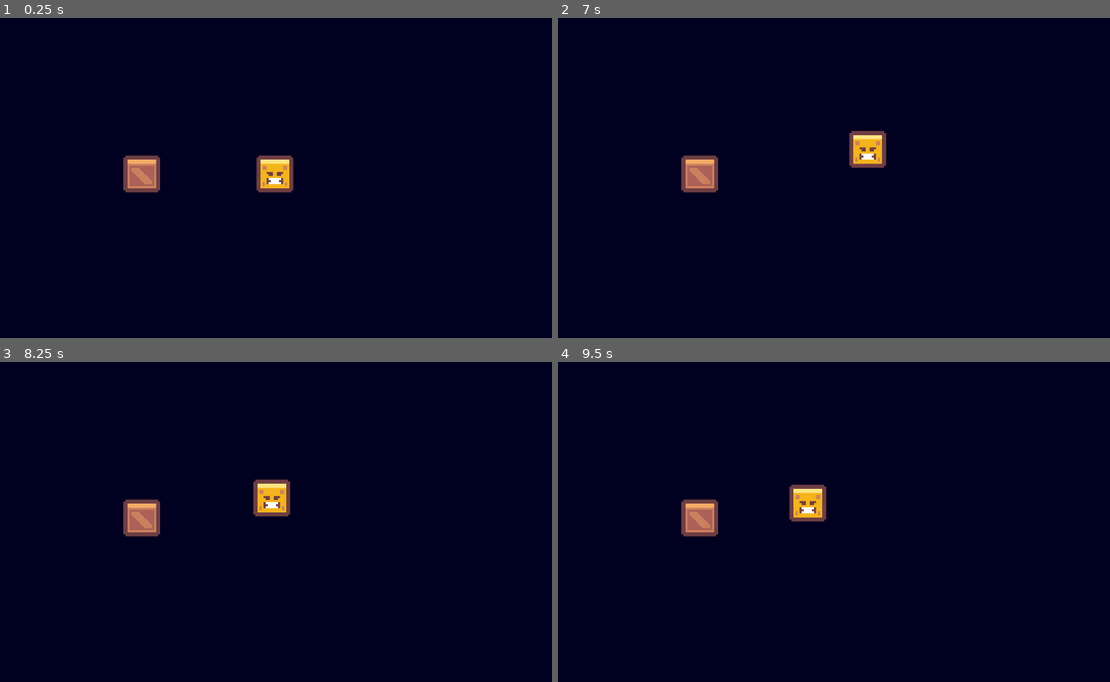
Above: before the commit, frames 1-4 (two rows, left to right).
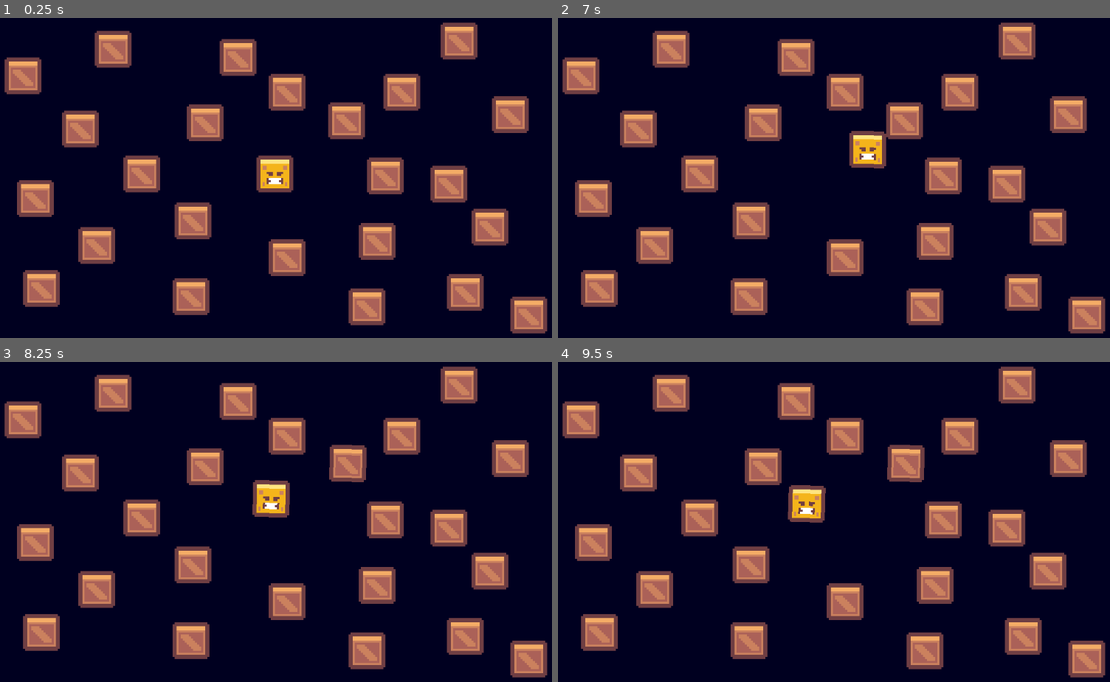
Above: after the commit, the same moments.

Repository: kyle6193/4miniprojects
Game: Godot game, scene res://Physics/Physics.tscn
Two runs of this game, one before a commit and one after it. Both use one fixed random seed, a clock stepped at 60 frames per second and the inputs below. This scene is started directly instead of the project's main scene.
Inputs (mouse positions are in pixels of both pictures, inside the frame that each line leads up to):
- Up to frame 1 (0.25 s): no input
- Up to frame 2 (7 s): tap Enter at 0.5 s; move the mouse to (960, 158) at 0.52 s; hold Right 0.53-1.28 s; click (960, 158) at 0.67 s; move the mouse to (712, 190) at 1.27 s; hold Left 1.28-2.03 s; move the mouse to (889, 101) at 2.02 s; hold Right 2.03-3.53 s; move the mouse to (800, 238) at 2.77 s; click (800, 238) at 2.92 s; move the mouse to (1010, 222) at 3.52 s; hold Left 3.53-5.78 s; move the mouse to (657, 123) at 4.27 s; move the mouse to (861, 174) at 5.02 s; click (861, 174) at 5.17 s; move the mouse to (745, 91) at 5.77 s; hold Right from 5.78 s (still down); move the mouse to (960, 158) at 6.52 s
- Up to frame 3 (8.25 s): move the mouse to (154, 534) at 7.27 s; click (154, 534) at 7.42 s; move the mouse to (331, 445) at 8.02 s; release Right at 8.03 s; hold Left from 8.03 s (still down)
- Up to frame 4 (9.5 s): keep holding Left; move the mouse to (800, 582) at 8.77 s

The runs differ from the first frame. In frame 1, 18% of the frame differs, in the area x 0-100%, y 1-99%; in frame 2, 18%; in frame 3, 18%; in frame 4, 18%.

Commit message:
Added finished Box Push game edits

Diff:
--- a/Physics/Physics.tscn
+++ b/Physics/Physics.tscn
@@ -25,3 +25,72 @@
 zoom = Vector2(4, 4)
 
 [node name="Crate" parent="." instance=ExtResource("3_tq8ti")]
+
+[node name="Crate2" parent="." instance=ExtResource("3_tq8ti")]
+position = Vector2(-22, 35)
+
+[node name="Crate3" parent="." instance=ExtResource("3_tq8ti")]
+position = Vector2(31, -25)
+
+[node name="Crate4" parent="." instance=ExtResource("3_tq8ti")]
+position = Vector2(25, 23)
+
+[node name="Crate5" parent="." instance=ExtResource("3_tq8ti")]
+position = Vector2(-49, 56)
+
+[node name="Crate6" parent="." instance=ExtResource("3_tq8ti")]
+position = Vector2(-52, 12)
+
+[node name="Crate7" parent="." instance=ExtResource("3_tq8ti")]
+position = Vector2(24, 60)
+
+[node name="Crate8" parent="." instance=ExtResource("3_tq8ti")]
+position = Vector2(-30, -22)
+
+[node name="Crate9" parent="." instance=ExtResource("3_tq8ti")]
+position = Vector2(110, 65)
+
+[node name="Crate10" parent="." instance=ExtResource("3_tq8ti")]
+position = Vector2(71, 41)
+
+[node name="Crate11" parent="." instance=ExtResource("3_tq8ti")]
+position = Vector2(-58, -48)
+
+[node name="Crate12" parent="." instance=ExtResource("3_tq8ti")]
+position = Vector2(-14, -61)
+
+[node name="Crate13" parent="." instance=ExtResource("3_tq8ti")]
+position = Vector2(47, -57)
+
+[node name="Crate14" parent="." instance=ExtResource("3_tq8ti")]
+position = Vector2(115, 33)
+
+[node name="Crate15" parent="." instance=ExtResource("3_tq8ti")]
+position = Vector2(119, 1)
+
+[node name="Crate16" parent="." instance=ExtResource("3_tq8ti")]
+position = Vector2(158, 58)
+
+[node name="Crate17" parent="." instance=ExtResource("3_tq8ti")]
+position = Vector2(170, 26)
+
+[node name="Crate18" parent="." instance=ExtResource("3_tq8ti")]
+position = Vector2(150, 5)
+
+[node name="Crate19" parent="." instance=ExtResource("3_tq8ti")]
+position = Vector2(100, -26)
+
+[node name="Crate20" parent="." instance=ExtResource("3_tq8ti")]
+position = Vector2(71, -40)
+
+[node name="Crate21" parent="." instance=ExtResource("3_tq8ti")]
+position = Vector2(180, -29)
+
+[node name="Crate22" parent="." instance=ExtResource("3_tq8ti")]
+position = Vector2(127, -40)
+
+[node name="Crate23" parent="." instance=ExtResource("3_tq8ti")]
+position = Vector2(155, -65)
+
+[node name="Crate24" parent="." instance=ExtResource("3_tq8ti")]
+position = Vector2(189, 69)
